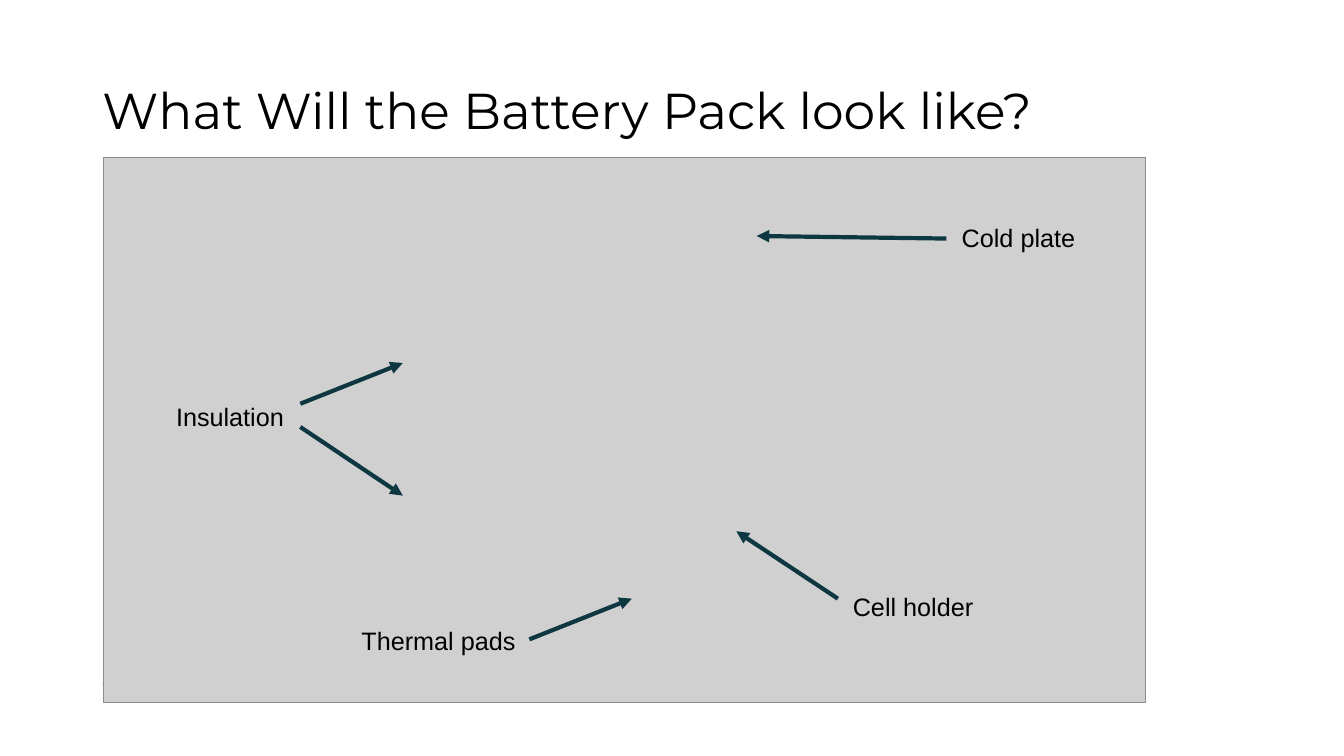
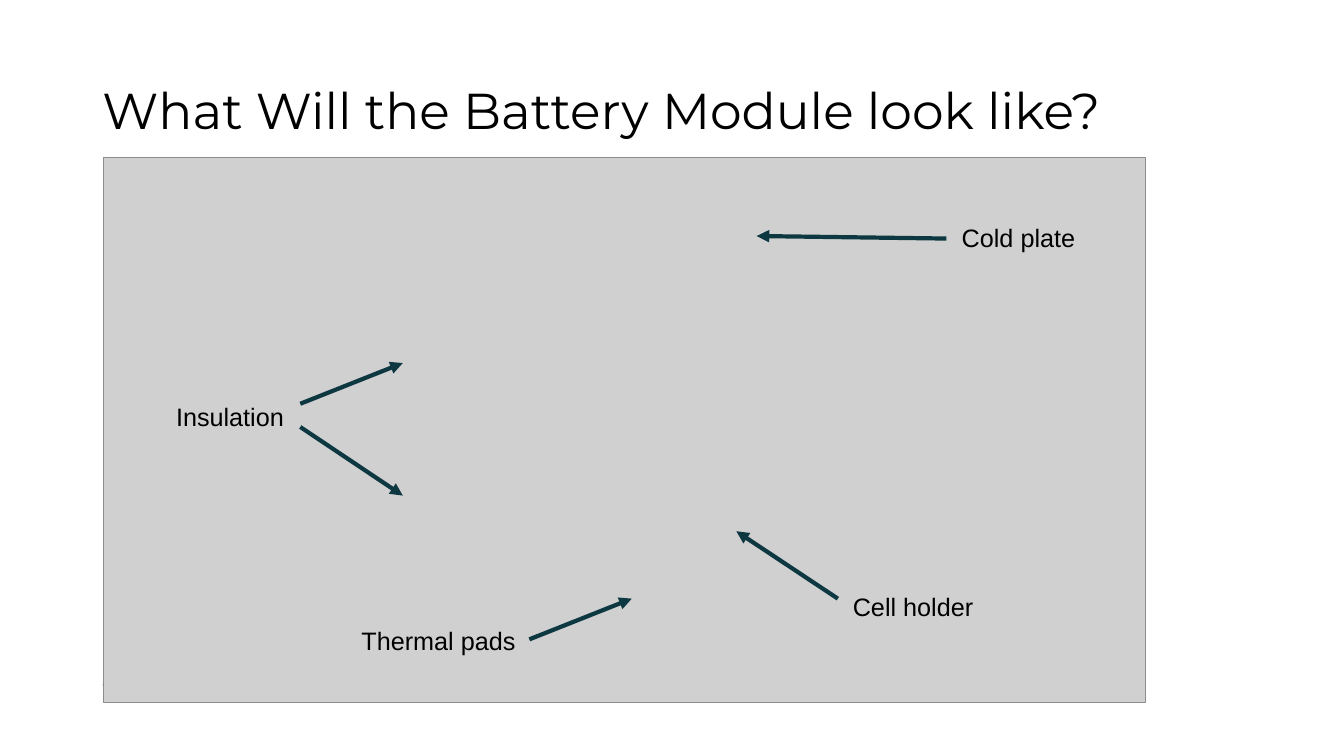
Before and after one commit to ARTS-Laboratory/Smart-Pack-for-Advanced-Research-and-Control, a slide deck: slide 4 of design_considerations/SPARC-design.pptx. Drawn at 1344x756 pixels with LibreOffice and Linux fonts; fonts in the diff are those of the drawing; grey boxes stand for pictures; background and template pictures are left out. Boxes give left, top, right and bottom in pixels: in the first picture for what was removed or moved away, otherwise in the second. Text is boxed around its words. In the diff, an @@ line names an element or a change of style, - is before the commit and + after.

```diff
--- a/design_considerations/SPARC-design.pptx
+++ b/design_considerations/SPARC-design.pptx
@@ title at (102,91,1100,139): text changed @@
-What Will the Battery Pack look like?
+What Will the Battery Module look like?
```
Also in this commit, not shown: 1 other file.
